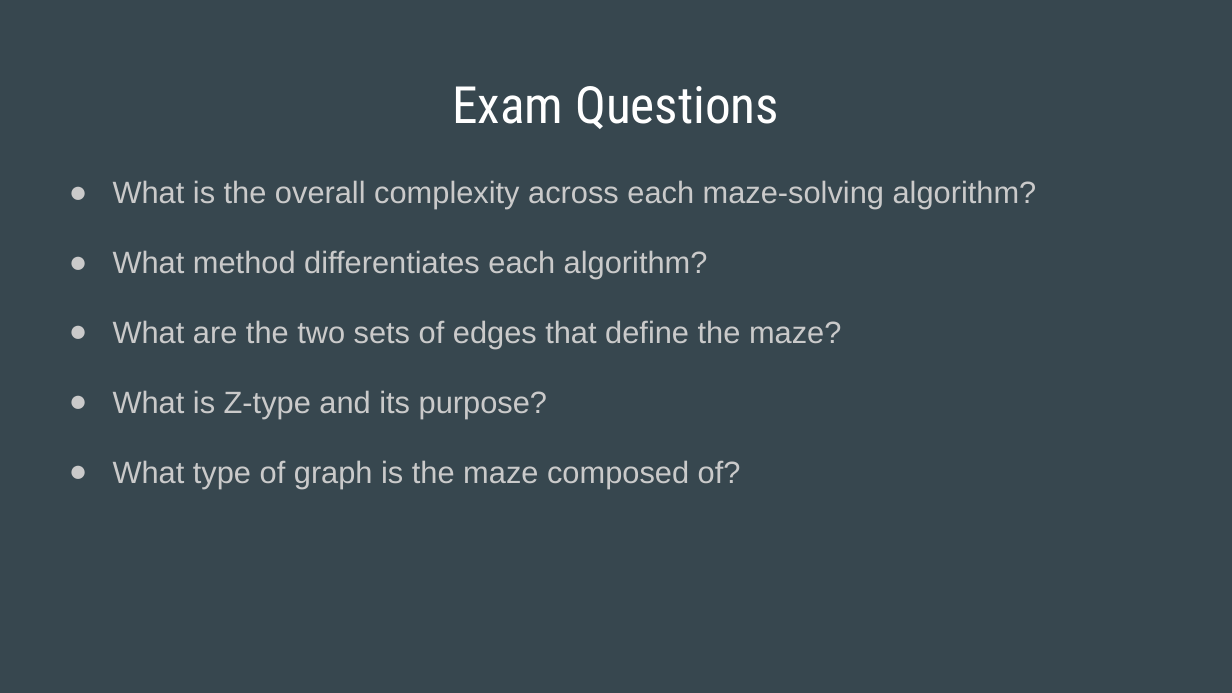
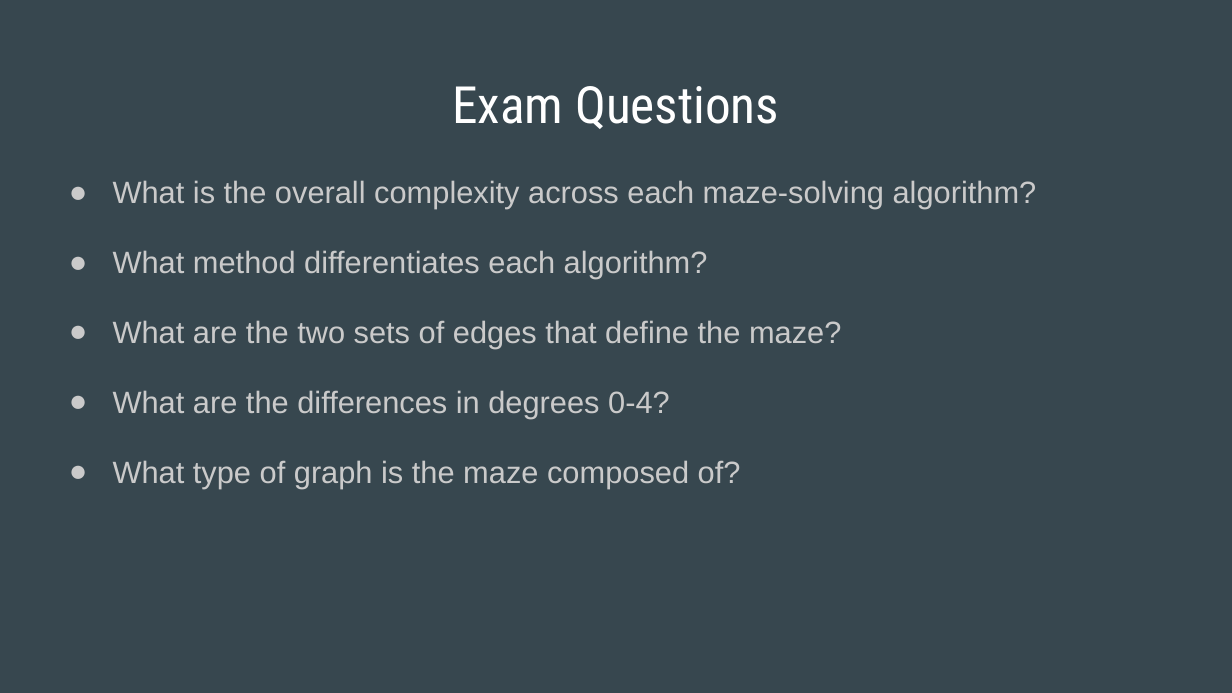
Before and after one commit to tha7556/MazeSolver, a slide deck: slide 20 of Presentation.pptx (slide 19 before the commit). Drawn at 1232x693 pixels with LibreOffice and Linux fonts; fonts in the diff are those of the drawing. Boxes give left, top, right and bottom in pixels: in the first picture for what was removed or moved away, otherwise in the second. Text is boxed around its words. In the diff, an @@ line names an element or a change of style, - is before the commit and + after.

```diff
--- a/Presentation.pptx
+++ b/Presentation.pptx
@@ text at <box>113,390,670,419</box>: text changed @@
-● What is Z-type and its purpose?
+● What are the differences in degrees 0-4?
```
Also in this commit, not shown: 2 other slides changed, 15 other files.
